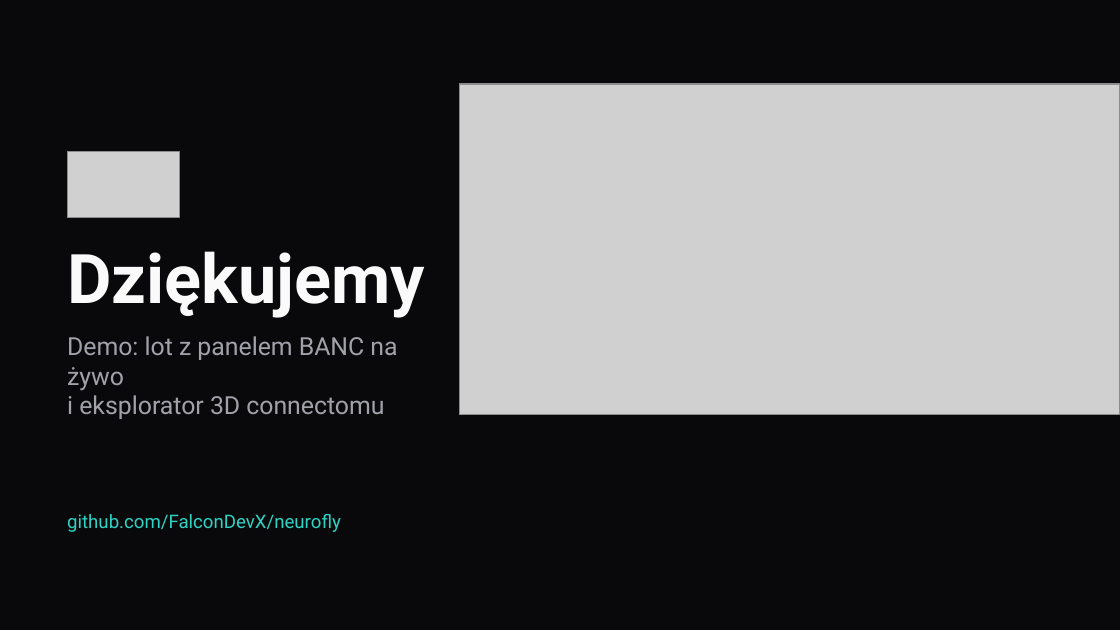
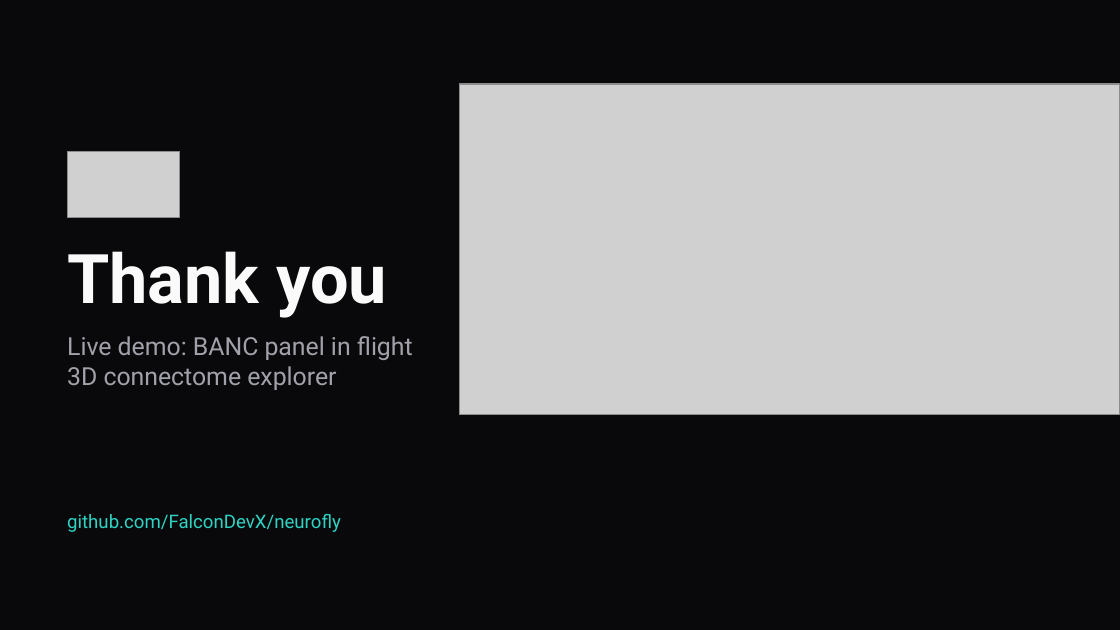
Before and after one commit to FalconDevX/neurofly, a slide deck: slide 15 of docs/prezentacja/NeuroFly.pptx. Drawn at 1120x630 pixels with LibreOffice and Linux fonts; fonts in the diff are those of the drawing; grey boxes stand for pictures. Boxes give left, top, right and bottom in pixels: in the first picture for what was removed or moved away, otherwise in the second. Text is boxed around its words. In the diff, an @@ line names an element or a change of style, - is before the commit and + after.

```diff
--- a/docs/prezentacja/NeuroFly.pptx
+++ b/docs/prezentacja/NeuroFly.pptx
@@ text at bbox=[67, 251, 387, 318]: text changed @@
-Dziękujemy
+Thank you
@@ text at bbox=[67, 336, 413, 390]: text changed @@
-Demo: lot z panelem BANC na żywo
-i eksplorator 3D connectomu
+Live demo: BANC panel in flight
+3D connectome explorer
```
Also in this commit, not shown: 11 other slides changed, 3 slides added, 3 slides removed, 4 other files.
